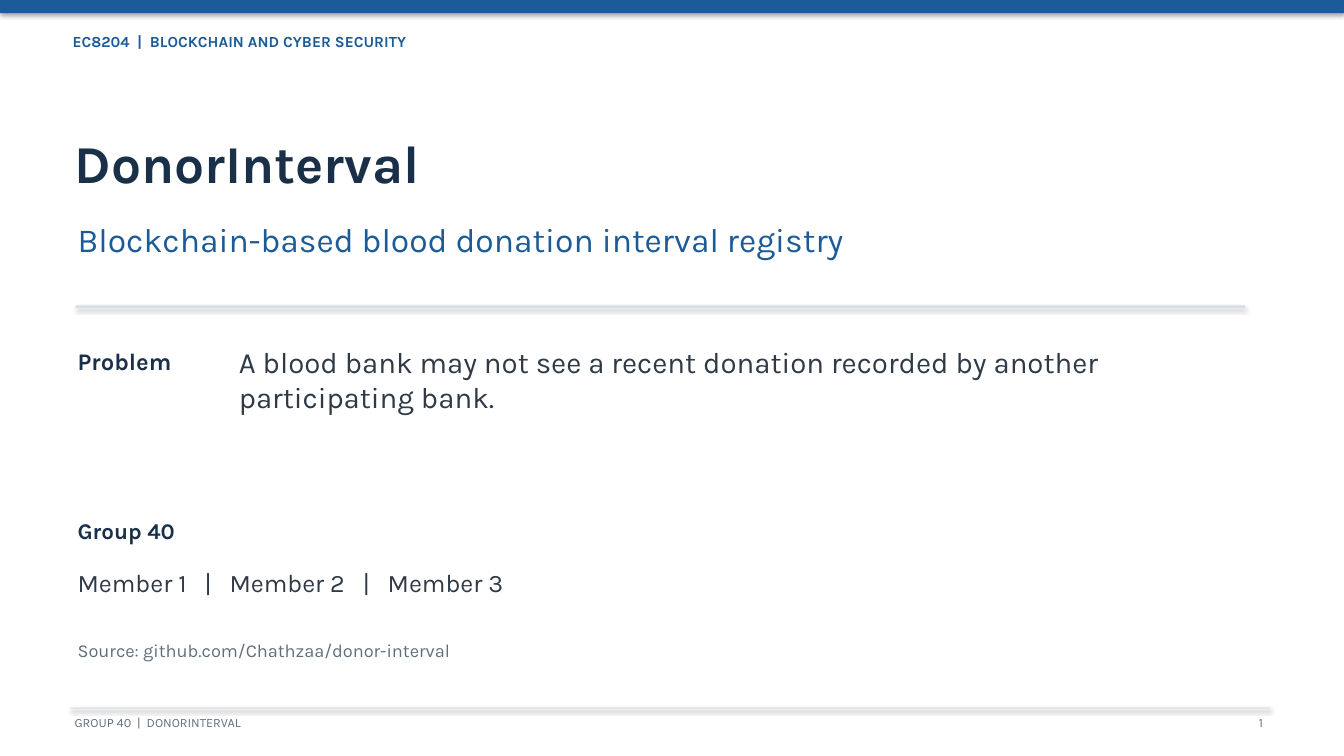
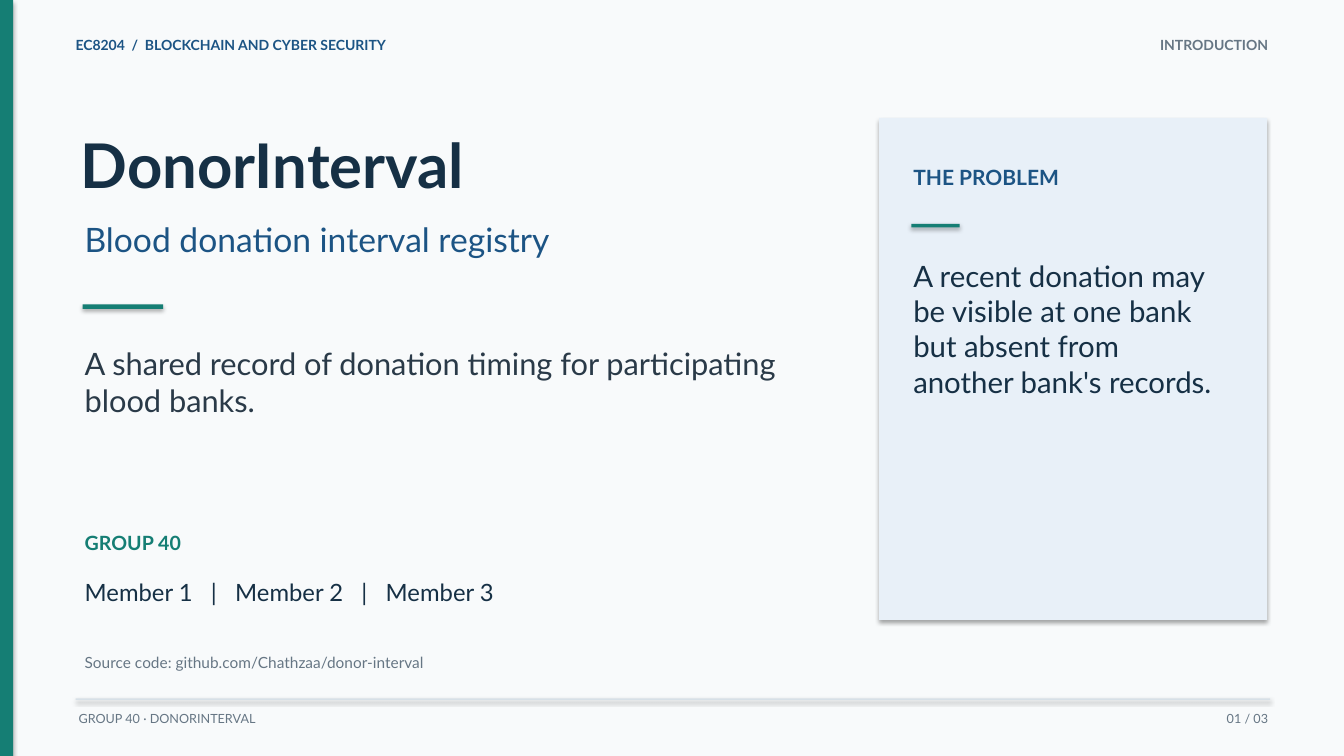
Before and after one commit to Chathzaa/donor-interval, a slide deck: slide 1 of presentation/GP_40_DonorInterval.pptx. Drawn at 1344x756 pixels with LibreOffice and Linux fonts; fonts in the diff are those of the drawing. Boxes give left, top, right and bottom in pixels: in the first picture for what was removed or moved away, otherwise in the second. Text is boxed around its words. In the diff, an @@ line names an element or a change of style, - is before the commit and + after.

Commit message:
Refine three-slide presentation theme

```diff
--- a/presentation/GP_40_DonorInterval.pptx
+++ b/presentation/GP_40_DonorInterval.pptx
@@ background #FFFFFF to #F8FAFB @@
@@ rectangle removed at [0,0,1344,13] @@
@@ rectangle added at [0,0,13,756], fill #157E74 @@
@@ text at [76,39,386,50]: text changed; size 11 to 10 pt; font Karla to Lato; text colour #1B5B97 to #1C5484 @@
-EC8204 | BLOCKCHAIN AND CYBER SECURITY
+EC8204 / BLOCKCHAIN AND CYBER SECURITY
@@ text added at [1160,40,1268,50], 10 pt, text #667684, bold @@
+INTRODUCTION
@@ rectangle added at [879,118,1267,620], fill #E8F0F8 @@
@@ text "DonorInterval" at [81,142,464,189]: size 38 to 44 pt, font Karla to Lato, text colour #193048 to #163045 @@
@@ text at [913,169,1059,185]: text changed; size 17 to 15 pt; font Karla to Lato; text colour #193048 to #1C5484 @@
-Problem
+THE PROBLEM
@@ text at [85,227,549,258]: text changed; font Karla to Lato; text colour #1B5B97 to #1C5484 @@
-Blockchain-based blood donation interval registry
+Blood donation interval registry
@@ rectangle added at [911,224,960,228], fill #157E74 @@
@@ text added at [913,265,1211,394], 21 pt, text #163045 @@
+A recent donation may be visible at one bank but absent from another bank's records.
@@ rectangle removed at [76,306,1245,309] @@
@@ rectangle added at [83,304,163,309], fill #157E74 @@
@@ text at [85,352,775,413]: text changed; size 21 to 22 pt; font Karla to Lato; text colour #2F3A46 to #2A3A48 @@
-A blood bank may not see a recent donation recorded by another participating bank.
+A shared record of donation timing for participating blood banks.
@@ text at [85,535,181,550]: text changed; size 16 to 14 pt; font Karla to Lato; text colour #193048 to #157E74 @@
-Group 40
+GROUP 40
@@ text "Member 1 | Member 2 ...": place and size @@
-text "Member 1 | Member 2 ..." at [78,575,503,593]
+text "Member 1 | Member 2 ..." at [85,583,494,601]
@@ text "Member 1 | Member 2 ..." at [85,583,494,601]: size 18 to 17 pt, font Karla to Lato, text colour #2F3A46 to #163045 @@
@@ text at [85,656,424,671]: text changed; size 13 to 11 pt; font Karla to Lato; text colour #616F7C to #667684 @@
-Source: github.com/Chathzaa/donor-interval
+Source code: github.com/Chathzaa/donor-interval
@@ rectangle: place and size @@
-rectangle at [71,708,1270,709]
+rectangle at [76,699,1270,700]
@@ rectangle at [76,699,1270,700]: fill #D5DEE6 to #D7E0E7 @@
@@ text at [79,714,256,723]: text changed; font Karla to Lato; text colour #616F7C to #667684 @@
-GROUP 40 | DONORINTERVAL
+GROUP 40 · DONORINTERVAL
@@ text added at [1227,714,1268,723], 9 pt, text #667684 @@
+01 / 03
@@ text removed at [1259,719,1263,727] @@
-1
```
Also in this commit, not shown: 2 other slides changed, 1 other file.
